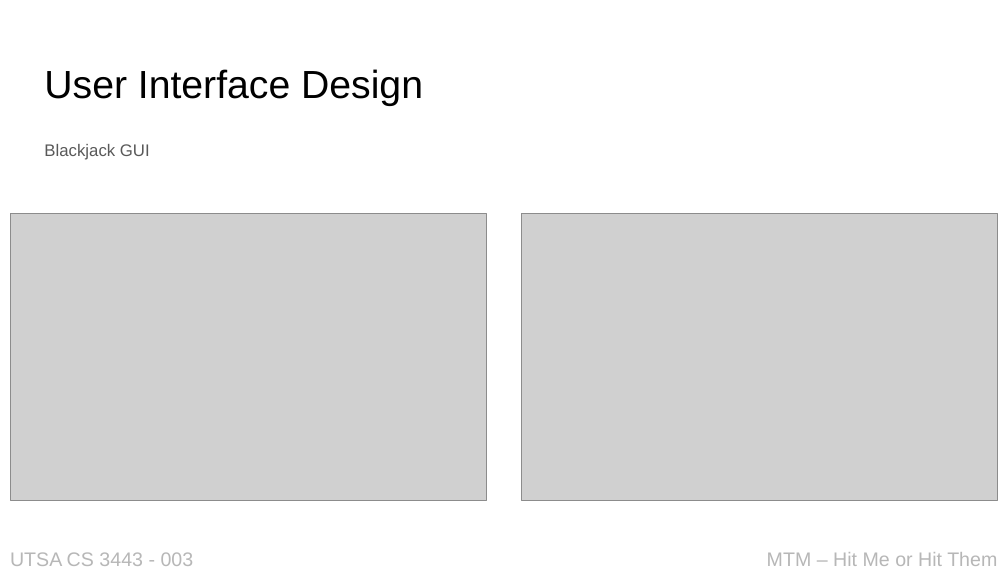
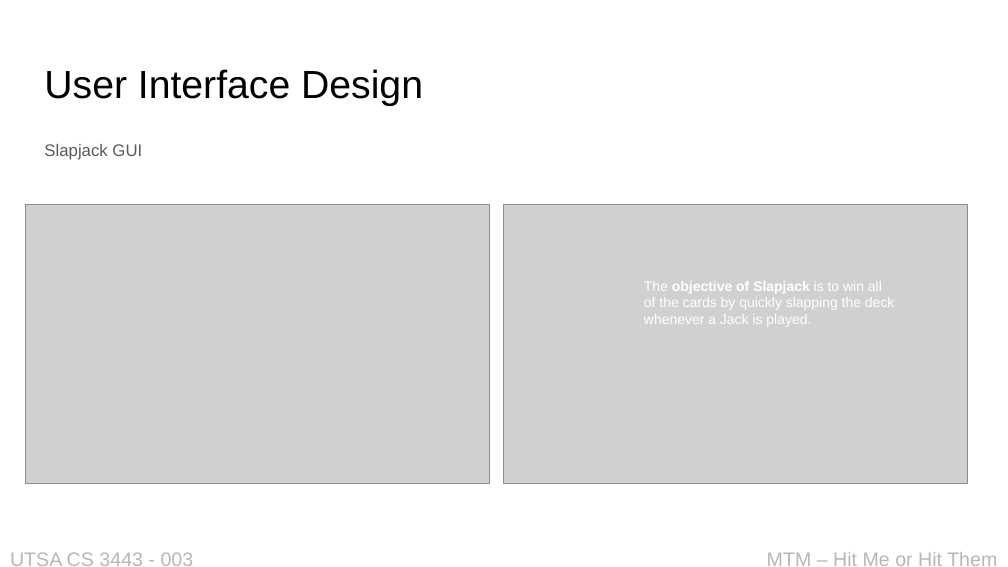
Before and after one commit to JayBlaine/Hit-Me-Or-Hit-Them, a slide deck: slide 4 of Applications Proposal.pptx. Drawn at 1008x567 pixels with LibreOffice and Linux fonts; fonts in the diff are those of the drawing; grey boxes stand for pictures. Boxes give left, top, right and bottom in pixels: in the first picture for what was removed or moved away, otherwise in the second. Text is boxed around its words. In the diff, an @@ line names an element or a change of style, - is before the commit and + after.

Commit message:
Add files via upload
Updated Applications Proposal for Slapjack

```diff
--- a/Applications Proposal.pptx
+++ b/Applications Proposal.pptx
@@ text at bbox=[44, 144, 142, 160]: text changed @@
-Blackjack GUI
+Slapjack GUI
@@ picture: place and size @@
-picture at bbox=[10, 214, 486, 500]
+picture at bbox=[26, 205, 490, 484]
@@ picture: place and size @@
-picture at bbox=[522, 214, 998, 500]
+picture at bbox=[504, 205, 968, 484]
@@ text added at bbox=[644, 281, 894, 327], 10 pt, text #FFFFFF @@
+The objective of Slapjack is to win all of the cards by quickly slapping the deck whenever a Jack is played.
```
Also in this commit, not shown: 2 other slides changed.
